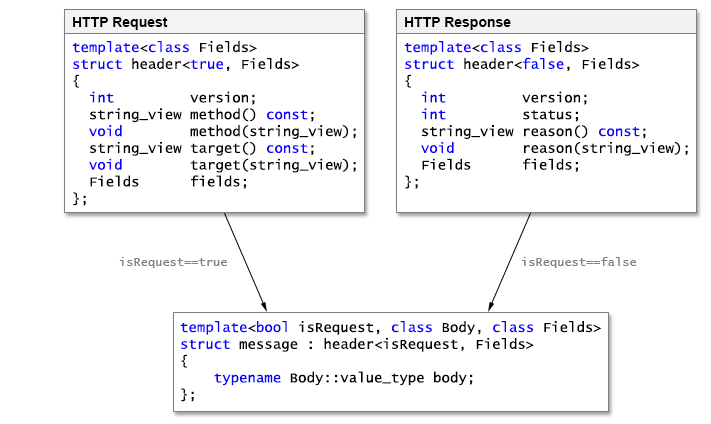
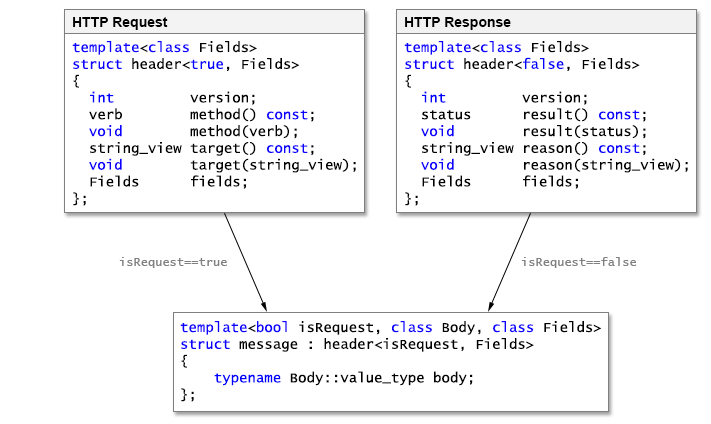
Layered file, before and after one edit (711x424). Changes by layer:
painted on "declaration" (1st of 2, in "header<true>") over <box>89,108,356,139</box>
painted on "declaration" (2nd of 2, in "header<false>") over <box>405,108,688,206</box>
